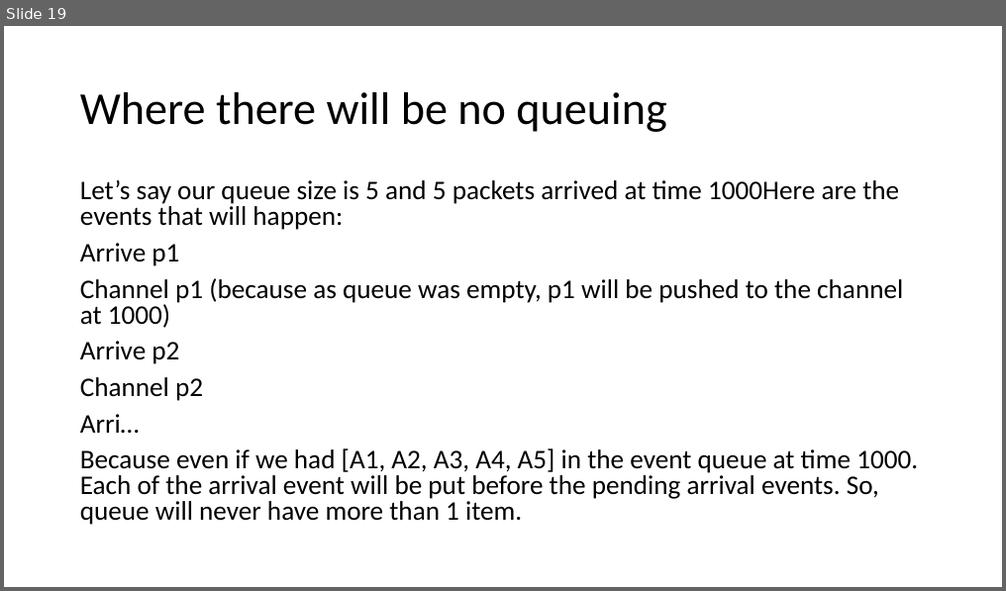
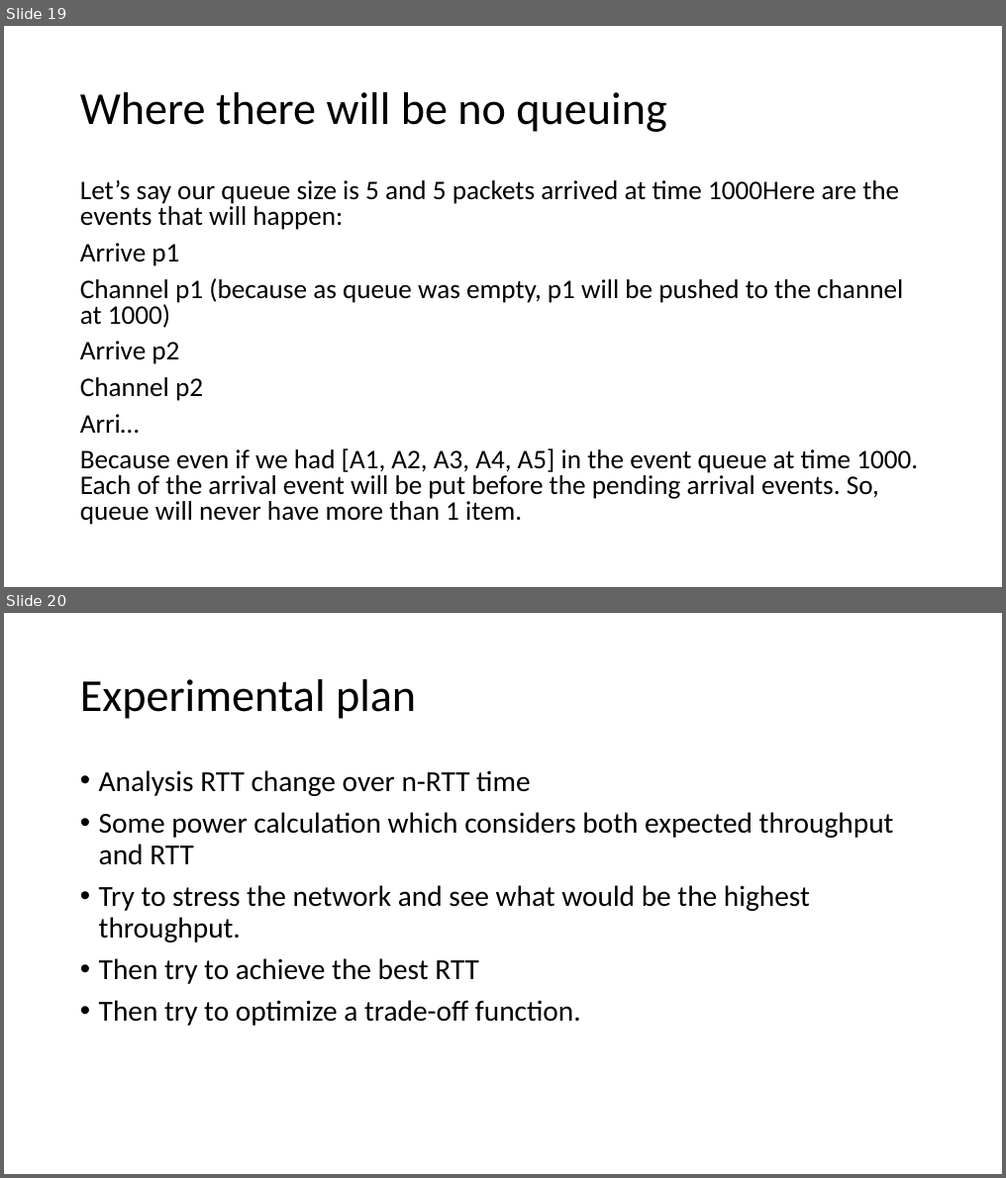
Before and after one commit to adhocmaster/pyns, a slide deck: doc/plan.pptx. Shown one above the other, each under a label of ours: slide 19 before the commit, slides 19 and 20 after it. The pictures are 1006x591 and 1006x1178 pixels, drawn with LibreOffice and Linux fonts; fonts in the diff are those of the drawing. Boxes give left, top, right and bottom in pixels: in the first picture for what was removed or moved away, otherwise in the second. Text is boxed around its words. In the diff, an @@ line names an element or a change of style, - is before the commit and + after.

```diff
--- a/doc/plan.pptx
+++ b/doc/plan.pptx
@@ slide 20 added at [4, 613, 1002, 1174], background #FFFFFF @@
@@ title added at [80, 679, 416, 719], 44 pt, text #000000 @@
+Experimental plan
@@ text added at [99, 770, 894, 1026], 28 pt, text #000000 @@
+• Analysis RTT change over n-RTT time
+• Some power calculation which considers both expected throughput and RTT
+• Try to stress the network and see what would be the highest throughput.
+• Then try to achieve the best RTT
+• Then try to optimize a trade-off function.
```
Also in this commit, not shown: 1 other slide added, 7 other files.
